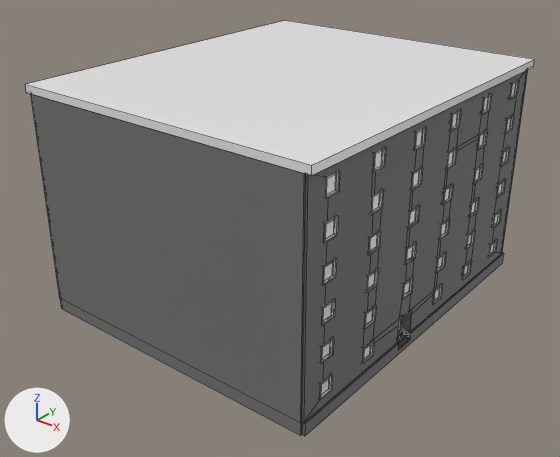
Renders of the FBX model OSB3D/Assets/Prefabs/Import/Buildings/BCS30_F06_01.fbx from each side of a commit.
One viewpoint serves both versions: a camera (50 mm lens) standing at (75.6, -8.7, 33.6) and looking at (40.1, 35.6, 6.1). The lights are fixed; the arrows at lower left show +X, +Y and +Z. Mesh edges are drawn as thin lines. Where no turn or scale is listed for an object, it has been applied to the vertices.

In view in the first picture: 'BCS30_F06_01'.
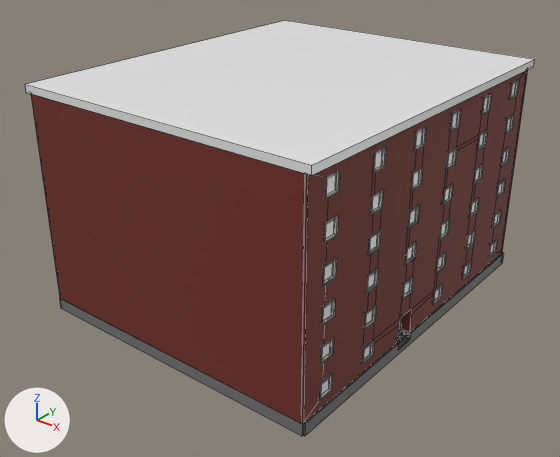
The change in detail:
Material 'Facade.005' (mat_facade_005) changes colour from grey #727272 to dark red #722e25; in linear values from (0.168, 0.168, 0.168) to (0.168, 0.0275, 0.0189).

What differs and where, as boxes (x1, y1, x2, y2) in the pictures (560 x 457 px):
'BCS30_F06_01', recoloured: (30, 70, 528, 436) in both
